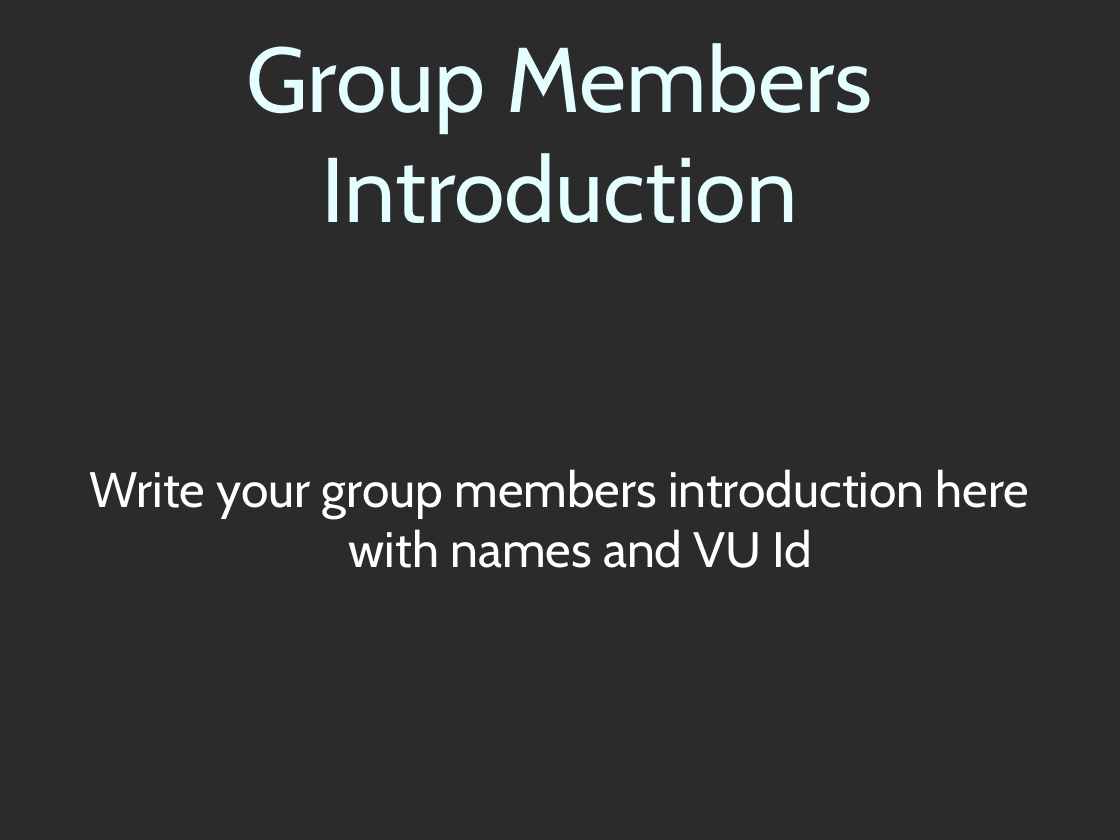
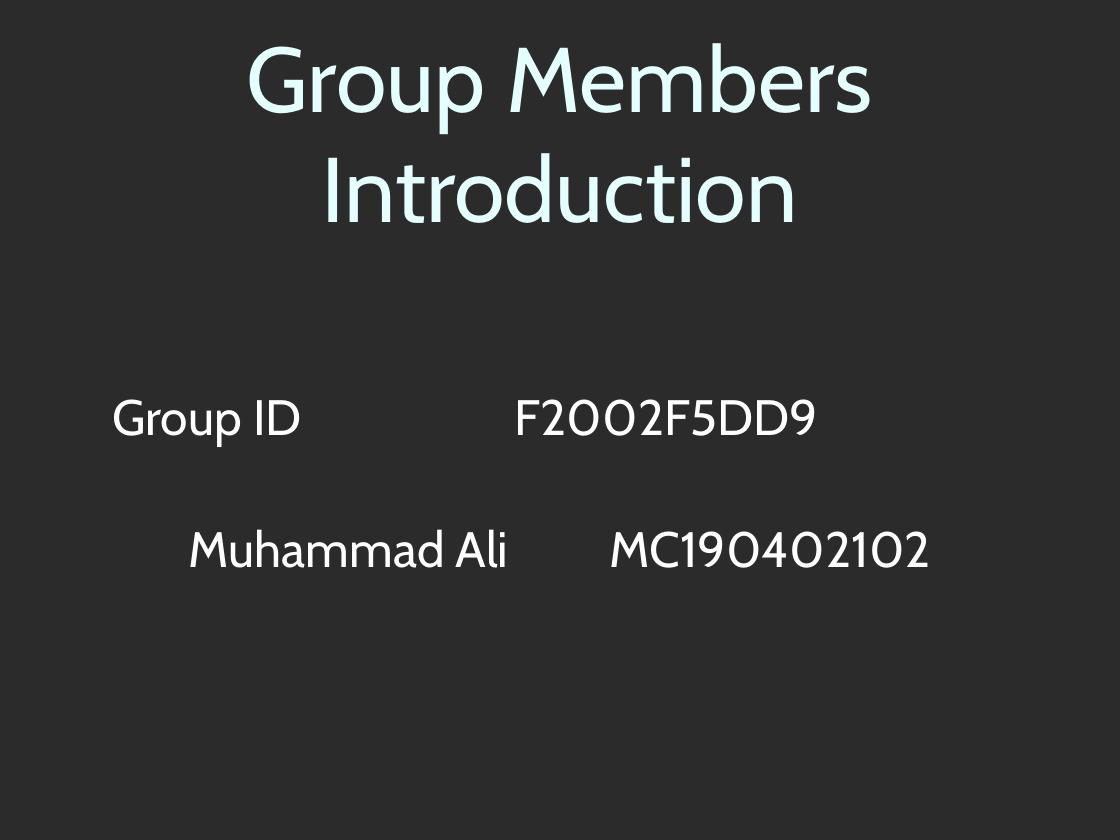
Before and after one commit to alihussainia/Spam-Email-Classification-Project, a slide deck: slide 3 of CS619_Project/FinalDeliverables/3-SamplePresentation.ppt. Drawn at 1120x840 pixels with LibreOffice and Linux fonts; fonts in the diff are those of the drawing; background and template pictures are left out; a plain dark background stands for a picture behind light text. Boxes give left, top, right and bottom in pixels: in the first picture for what was removed or moved away, otherwise in the second. Text is boxed around its words. In the diff, an @@ line names an element or a change of style, - is before the commit and + after.

```diff
--- a/CS619_Project/FinalDeliverables/3-SamplePresentation.ppt
+++ b/CS619_Project/FinalDeliverables/3-SamplePresentation.ppt
@@ text at (112,399,930,568): text changed @@
-Write your group members introduction here with names and VU Id
+Group ID F2002F5DD9
+Muhammad Ali MC190402102
```
Also in this commit, not shown: 5 other slides changed, 5 slides added, 3 slides removed, 1 other file.
